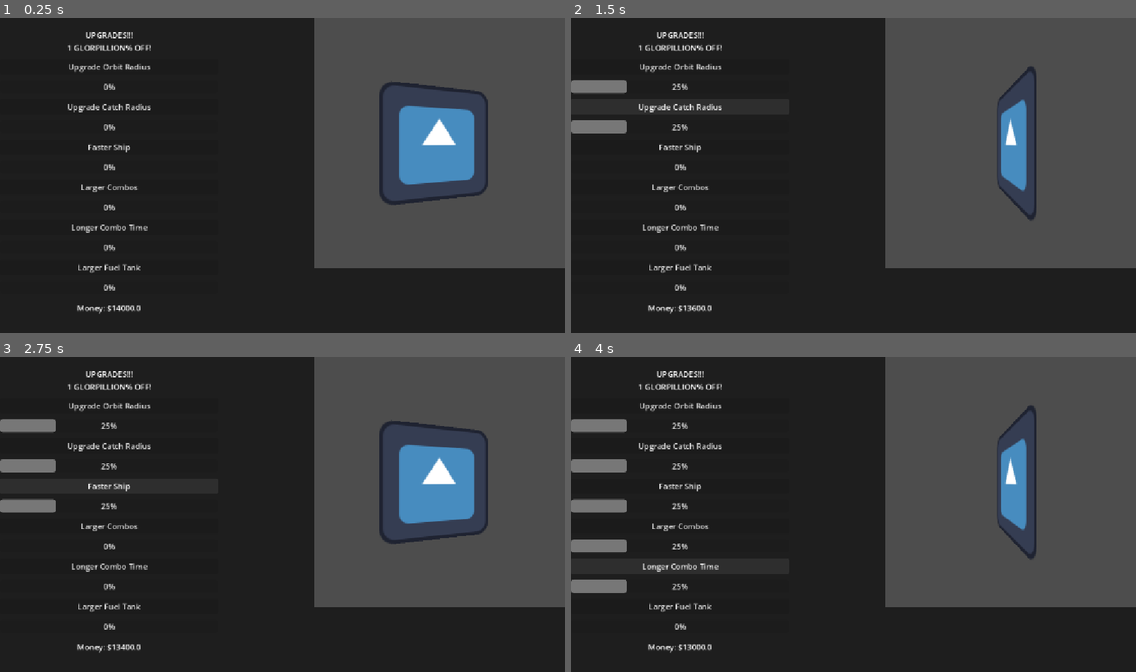
Above: before the commit, frames 1-4 (two rows, left to right).
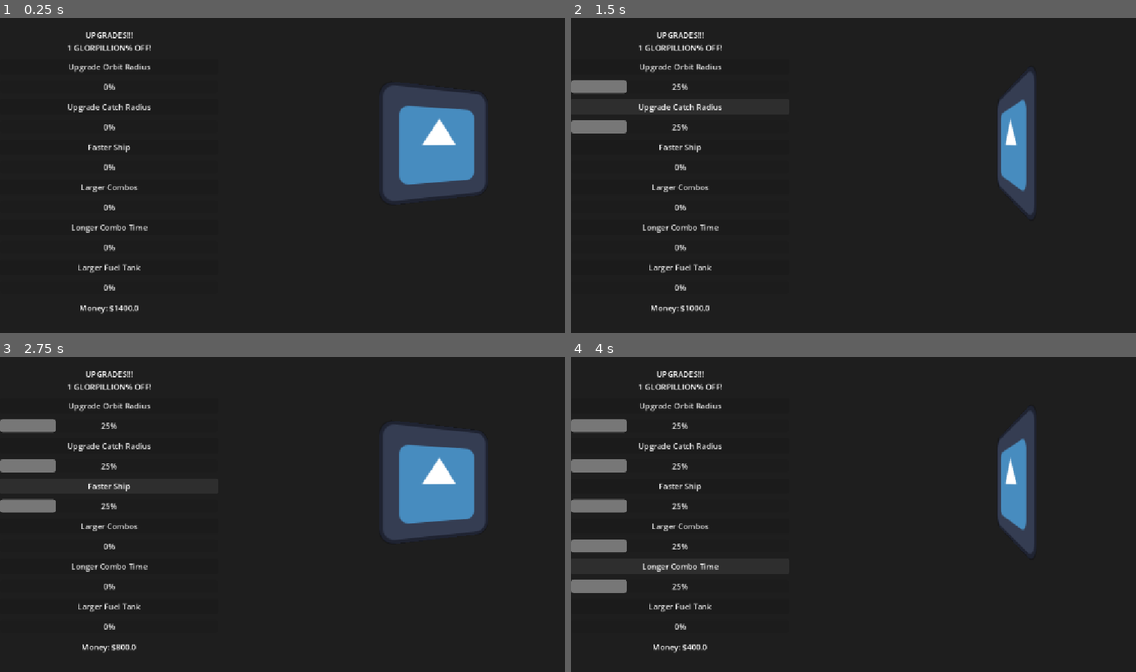
Above: after the commit, the same moments.

Repository: DudeNamedDarcy/CosmicJam2026
Game: Godot game, scene res://market/black_hole_market.tscn
Two runs of this game, one before a commit and one after it. Both use one fixed random seed, a clock stepped at 60 frames per second and the inputs below. The project has no main scene, so this scene is started directly. The engine's default icon, where the game draws it, is replaced by a stand-in: a white triangle on a blue panel in a dark square.
Inputs:
- Up to frame 1 (0.25 s): no input
- Up to frame 2 (1.5 s): click "Upgrade Orbit Radius" at 0.5 s; click "Upgrade Catch Radius" at 1.25 s
- Up to frame 3 (2.75 s): click "Faster Ship" at 2 s
- Up to frame 4 (4 s): click "Larger Combos" at 2.75 s; click "Longer Combo Time" at 3.5 s

The runs differ from the first frame. In frame 1, 29% of the frame differs, in the area x 13-100%, y 0-94%; in frame 2, 33%; in frame 3, 28%; in frame 4, 33%.

Commit message:
Added Transparency to SubViewport and tested running out of money

Diff:
--- a/market/black_hole_market.gd
+++ b/market/black_hole_market.gd
@@ -18,6 +18,11 @@
 
 @onready var cha_ching_audio_stream_player: AudioStreamPlayer = $ChaChingAudioStreamPlayer
 
+#Shoutout to Gwizz for the tutorial on subViewportContainers:
+#https://www.youtube.com/watch?v=K_mZeYLYpgg
+
+#And Mostly Mad Productions + Google AI for transparency on 3D scenes and SubViewports:
+#https://www.youtube.com/watch?v=6JgycHywKXA
 
 var totalMoney = (ScoreAndUpgrades.money)
 
@@ -55,7 +60,7 @@
 	_handle_money(larger_fuel_progress, 200, larger_fuel_button)
 
 func _handle_money(given_progress_bar: ProgressBar, moneyAmount:int, given_button: Button):
-	if totalMoney > moneyAmount and given_progress_bar.value < 100:
+	if totalMoney >= moneyAmount and given_progress_bar.value < 100:
 		print("enough money!")
 		totalMoney -= moneyAmount
 		given_progress_bar.value += 25
--- a/market/black_hole_market.tscn
+++ b/market/black_hole_market.tscn
@@ -106,6 +106,7 @@
 
 [node name="ChaChingAudioStreamPlayer" type="AudioStreamPlayer" parent="." unique_id=348422799]
 stream = ExtResource("2_a7kth")
+max_polyphony = 4
 
 [node name="SubViewportContainer" type="SubViewportContainer" parent="." unique_id=1007233450]
 offset_left = 640.0
@@ -114,6 +115,7 @@
 stretch_shrink = 4
 
 [node name="SubViewport" type="SubViewport" parent="SubViewportContainer" unique_id=46393094]
+transparent_bg = true
 handle_input_locally = false
 render_target_update_mode = 4
 
--- a/market/glorp_scene.tscn
+++ b/market/glorp_scene.tscn
@@ -59,8 +59,8 @@
 libraries/ = SubResource("AnimationLibrary_2h2ey")
 autoplay = &"move_glorp"
 
-[node name="DirectionalLight3D" type="DirectionalLight3D" parent="AnimationPlayer" unique_id=1126163884]
+[node name="DirectionalLight3D" type="DirectionalLight3D" parent="." unique_id=1126163884]
 transform = Transform3D(1, 0, 0, 0, 1, 0, 0, 0, 1, 0, 0, 0.36648774)
 
-[node name="WorldEnvironment" type="WorldEnvironment" parent="AnimationPlayer/DirectionalLight3D" unique_id=162483700]
+[node name="WorldEnvironment" type="WorldEnvironment" parent="." unique_id=162483700]
 environment = SubResource("Environment_768q2")
--- a/score_and_upgrades.gd
+++ b/score_and_upgrades.gd
@@ -1,6 +1,6 @@
 extends Node
 
-var money: float = 14000
+var money: float = 1400
 
 var orbit_progress: int = 0
 
Binary file added: fonts/Geist_Pixel/GeistPixel-Regular-VariableFont_ELSH.ttf
Not shown, added: fonts/Geist_Pixel/GeistPixel-Regular-VariableFont_ELSH.ttf.import
Not shown, added: fonts/Geist_Pixel/OFL.txt
Not shown, added: fonts/Geist_Pixel/README.txt
